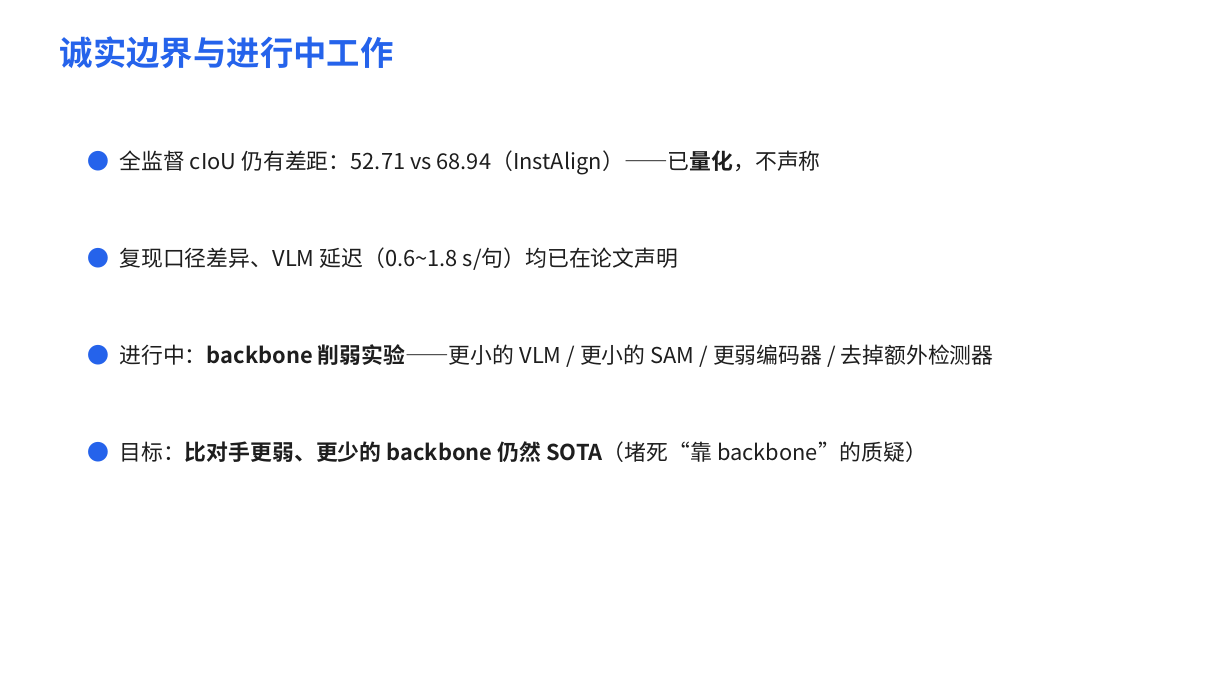
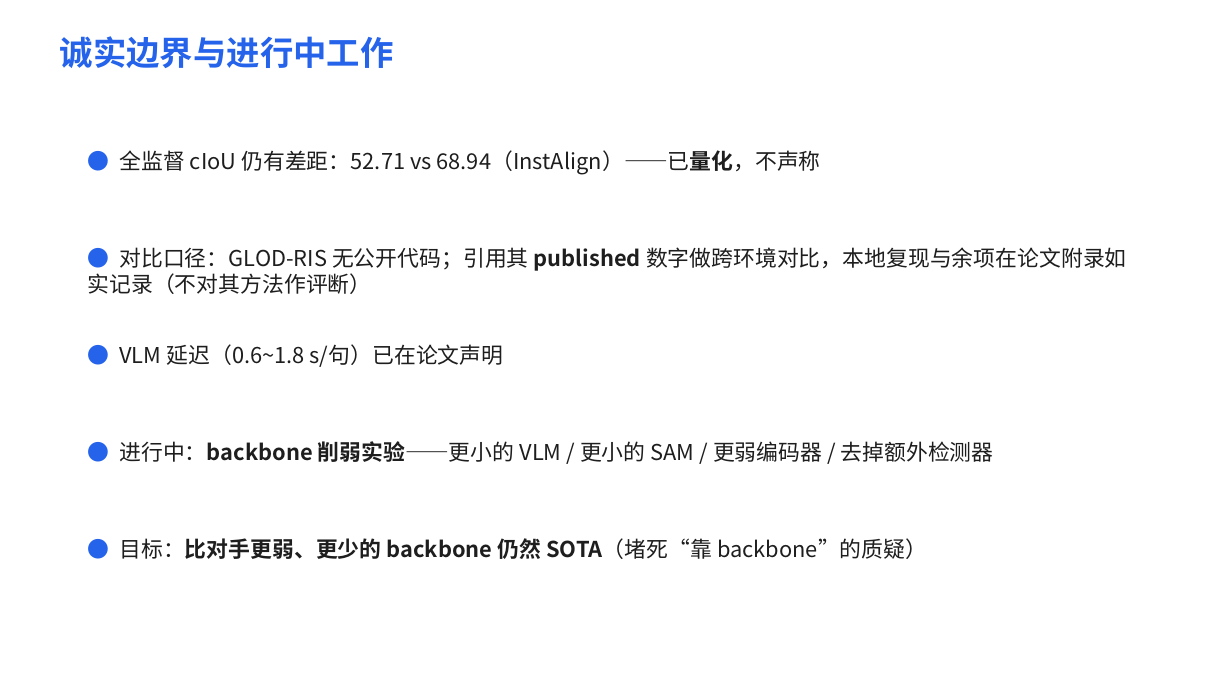
Before and after one commit to lehengzhangJacob/ris_zeroshot_sota, a slide deck: slide 8 of slides/presentation.pptx (slide 9 before the commit). Drawn at 1232x693 pixels with LibreOffice and Linux fonts; fonts in the diff are those of the drawing. Boxes give left, top, right and bottom in pixels: in the first picture for what was removed or moved away, otherwise in the second. Text is boxed around its words. In the diff, an @@ line names an element or a change of style, - is before the commit and + after.

```diff
--- a/slides/presentation.pptx
+++ b/slides/presentation.pptx
@@ text at <box>88,247,1127,294</box>: text changed @@
-● 复现口径差异、VLM 延迟（0.6~1.8 s/句）均已在论文声明
+● 对比口径：GLOD-RIS 无公开代码；引用其 published 数字做跨环境对比，本地复现与余项在论文附录如实记录（不对其方法作评断）
@@ text added at <box>119,344,504,367</box>, 17 pt, text #1E1E1E @@
+● VLM 延迟（0.6~1.8 s/句）已在论文声明
@@ text "● 进行中：backbone 削弱实验——更小的 VLM / ...": place and size @@
-text "● 进行中：backbone 削弱实验——更小的 VLM / ..." at <box>119,344,994,365</box>
+text "● 进行中：backbone 削弱实验——更小的 VLM / ..." at <box>119,441,994,462</box>
@@ text "● 目标：比对手更弱、更少的 backbone 仍然 SOTA（堵死“靠 ...": place and size @@
-text "● 目标：比对手更弱、更少的 backbone 仍然 SOTA（堵死“靠 ..." at <box>119,441,927,462</box>
+text "● 目标：比对手更弱、更少的 backbone 仍然 SOTA（堵死“靠 ..." at <box>119,538,927,559</box>
```
Also in this commit, not shown: 1 other slide changed, 1 slide removed, 27 other files.
